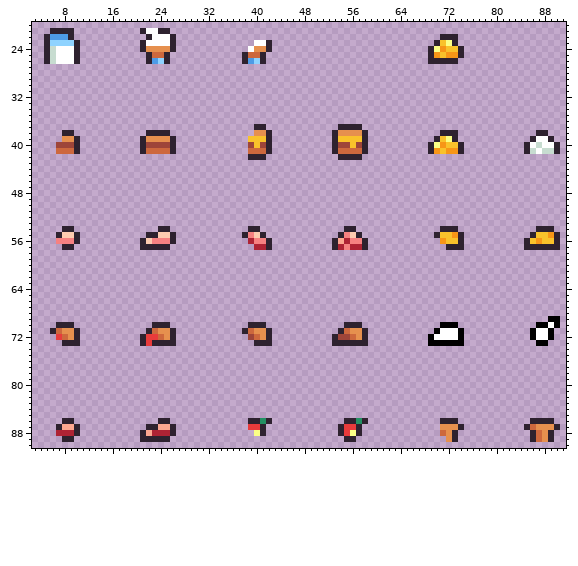
A pixel-art file gets an edit: Projects/TastyRoad/Assets/Sprites/foods.aseprite. Above, as it was before the edit.
96x96 pixels, 1 frame. Shown: x 3..91, y 20..90.
New version:
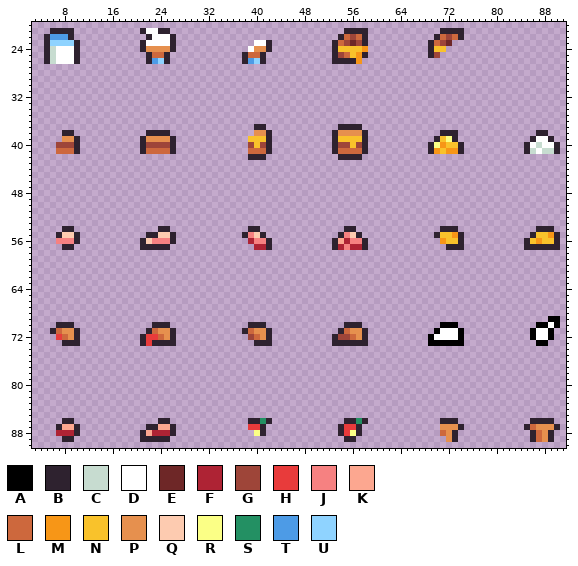
Palette (. is transparent): A #000000  B #2e222f  C #c7dcd0  D #ffffff  E #6e2727  F #ae2334  G #9e4539  H #e83b3b  J #f68181  K #fca790  L #cd683d  M #f79617  N #f9c22b  P #e6904e  Q #fdcbb0  R #fbff86  S #239063  T #4d9be6  U #8fd3ff
The edit:
Layer "food":
y 21: x 55..58 .... -> BBBB; x 71..74 .... -> BBBB
y 22: x 54..58 ..... -> BLGLB; x 70..74 .BBB. -> BLGLB
y 23: x 53..58 ...... -> BLGEGB; x 69..73 .BNRB -> BLGE.
y 24: x 53..58 ...... -> BNNNNM; x 70..74 RMNNB -> NN...
y 25: x 53..58 ...... -> BGLNMB; x 70..74 MNMMB -> G....
y 26: x 53..57 ..... -> BBBBM; x 69..73 BBBBB -> .....
Pixel boxes of the changes (left, top, right, bottom) in both pictures:
added: (332, 28, 368, 64)
changed: (428, 28, 464, 64)
